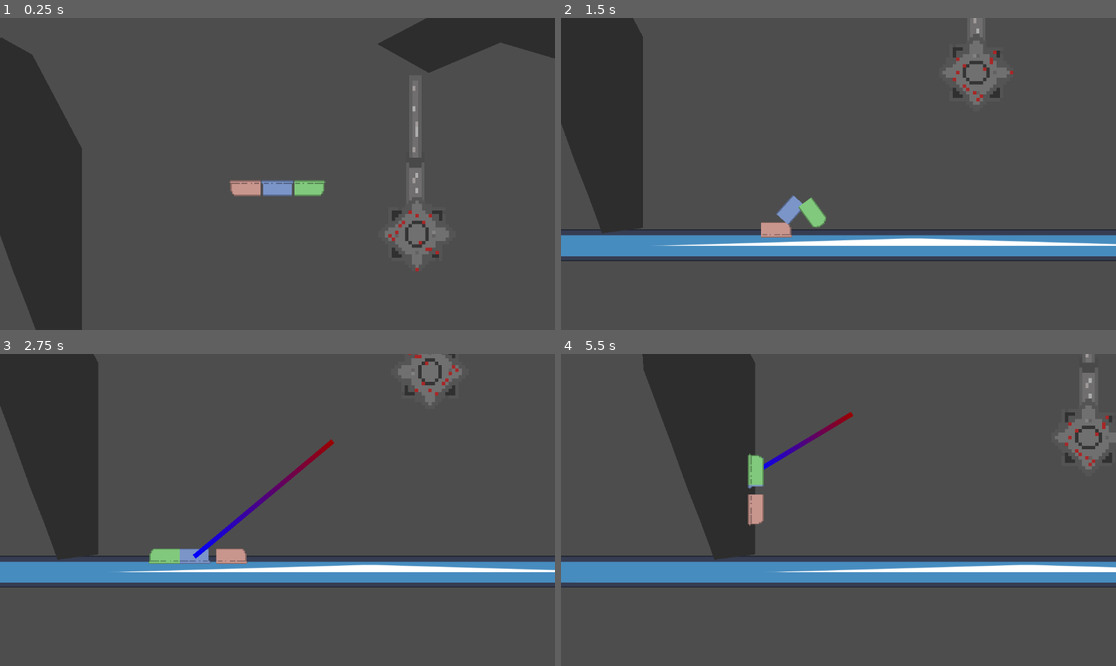
Above: before the commit, frames 1-4 (two rows, left to right).
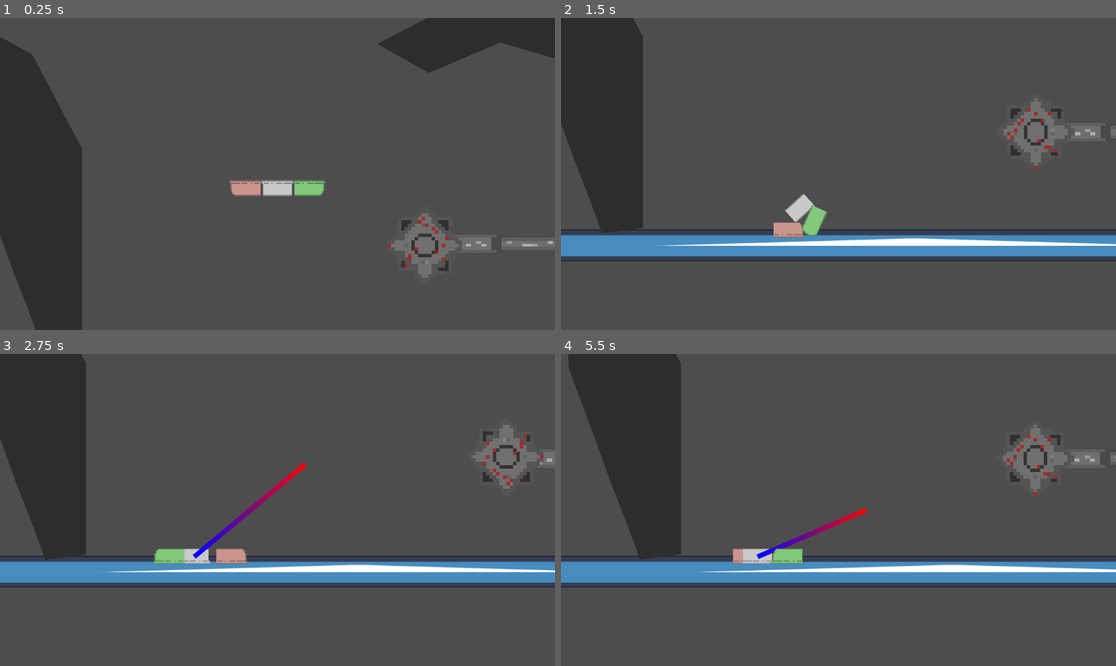
Above: after the commit, the same moments.

Repository: sudo-m3z1m/MarmaladeSurvivor
Game: Godot game, scene res://prefabs/test_scene.tscn
The game is run twice, just before and just after one commit, with the same random seed, the same clock (stepped at 60 frames per second) and the same inputs. The engine's default icon, where the game draws it, is replaced by a stand-in: a white triangle on a blue panel in a dark square. Sound files missing from this copy of the repository are replaced by a short silence.
Inputs (mouse positions are in pixels of both pictures, inside the frame that each line leads up to):
- Up to frame 1 (0.25 s): no input
- Up to frame 2 (1.5 s): move the mouse to (960, 158) at 0.52 s; press the mouse at (960, 158) at 0.53 s; hold D (Right) 0.53-1.28 s; move the mouse to (727, 189) at 1.27 s; release the mouse at (727, 189) at 1.28 s; hold A (Left) from 1.28 s (still down); click (727, 189) at 1.35 s
- Up to frame 3 (2.75 s): move the mouse to (333, 441) at 2.02 s; release A (Left) at 2.03 s; press the mouse at (333, 441) at 2.03 s; hold D (Right) from 2.03 s (still down)
- Up to frame 4 (5.5 s): move the mouse to (810, 572) at 2.77 s; release the mouse at (810, 572) at 2.78 s; click (810, 572) at 2.85 s; move the mouse to (1005, 556) at 3.52 s; release D (Right) at 3.53 s; press the mouse at (1005, 556) at 3.53 s; hold A (Left) from 3.53 s (still down); move the mouse to (672, 463) at 4.27 s; release the mouse at (672, 463) at 4.28 s; click (672, 463) at 4.35 s; move the mouse to (866, 510) at 5.02 s; press the mouse at (866, 510) at 5.03 s

The runs differ from the first frame. In frame 1, 2.3% of the frame differs, in the area x 46-100%, y 20-84%; in frame 2, 3.5%; in frame 3, 5.7%; in frame 4, 20%, in the area x 1-100%, y 0-70%.

Commit message:
Added main menu. Added item. I forgot to make Item class and need to draw some particles. Need to make meat boy - particles

Diff:
--- /dev/null
+++ b/prefabs/hud/main_menu.gd
@@ -0,0 +1,15 @@
+extends Control
+
+@export var start_scene_packed: PackedScene
+
+@onready var settings_panel: Panel = $SettingsPanel
+
+func settings_button_pressed() -> void:
+	var tween: Tween = create_tween()
+	var delta_panel: float = -600
+	if settings_panel.global_position.x <= 652:
+		delta_panel = 600
+	tween.tween_property(settings_panel, "global_position:x", settings_panel.global_position.x + delta_panel, 0.1)
+
+func start_button_pressed() -> void:
+	get_tree().change_scene_to_packed(start_scene_packed)
--- /dev/null
+++ b/prefabs/hud/main_menu.tscn
@@ -0,0 +1,204 @@
+[gd_scene load_steps=5 format=3 uid="uid://c2b6ja5k1r102"]
+
+[ext_resource type="Script" path="res://prefabs/hud/main_menu.gd" id="1_lpvec"]
+[ext_resource type="PackedScene" uid="uid://b2xhvekqypdnn" path="res://prefabs/test_scene.tscn" id="2_c7ir5"]
+
+[sub_resource type="StyleBoxFlat" id="StyleBoxFlat_hw1uo"]
+bg_color = Color(0.223529, 0.223529, 0.223529, 1)
+corner_radius_top_left = 15
+corner_radius_top_right = 15
+corner_radius_bottom_right = 15
+corner_radius_bottom_left = 15
+shadow_size = 7
+
+[sub_resource type="StyleBoxFlat" id="StyleBoxFlat_rqgba"]
+content_margin_left = 15.0
+
+[node name="MainMenu" type="Control"]
+layout_mode = 3
+anchors_preset = 15
+anchor_right = 1.0
+anchor_bottom = 1.0
+grow_horizontal = 2
+grow_vertical = 2
+script = ExtResource("1_lpvec")
+start_scene_packed = ExtResource("2_c7ir5")
+
+[node name="MarginContainer" type="MarginContainer" parent="."]
+layout_mode = 1
+anchors_preset = 15
+anchor_right = 1.0
+anchor_bottom = 1.0
+grow_horizontal = 2
+grow_vertical = 2
+theme_override_constants/margin_left = 15
+theme_override_constants/margin_top = 10
+theme_override_constants/margin_right = 15
+theme_override_constants/margin_bottom = 15
+
+[node name="MenuPanel" type="Panel" parent="MarginContainer"]
+custom_minimum_size = Vector2(300, 300)
+layout_mode = 2
+size_flags_horizontal = 0
+size_flags_vertical = 8
+theme_override_styles/panel = SubResource("StyleBoxFlat_hw1uo")
+
+[node name="MarginContainer" type="MarginContainer" parent="MarginContainer/MenuPanel"]
+layout_mode = 1
+anchors_preset = 15
+anchor_right = 1.0
+anchor_bottom = 1.0
+grow_horizontal = 2
+grow_vertical = 2
+theme_override_constants/margin_left = 15
+theme_override_constants/margin_top = 15
+theme_override_constants/margin_right = 15
+theme_override_constants/margin_bottom = 40
+
+[node name="Label" type="Label" parent="MarginContainer/MenuPanel/MarginContainer"]
+layout_mode = 2
+size_flags_horizontal = 4
+size_flags_vertical = 0
+text = "Main Menu"
+
+[node name="VBoxContainer" type="VBoxContainer" parent="MarginContainer/MenuPanel/MarginContainer"]
+layout_mode = 2
+size_flags_horizontal = 4
+size_flags_vertical = 8
+theme_override_constants/separation = 25
+
+[node name="StartButton" type="Button" parent="MarginContainer/MenuPanel/MarginContainer/VBoxContainer"]
+custom_minimum_size = Vector2(100, 30)
+layout_mode = 2
+focus_mode = 0
+theme_override_styles/hover = SubResource("StyleBoxFlat_rqgba")
+text = "Start"
+flat = true
+
+[node name="SettingsButton" type="Button" parent="MarginContainer/MenuPanel/MarginContainer/VBoxContainer"]
+custom_minimum_size = Vector2(100, 30)
+layout_mode = 2
+focus_mode = 0
+theme_override_styles/hover = SubResource("StyleBoxFlat_rqgba")
+text = "Settings"
+flat = true
+
+[node name="ExitButton" type="Button" parent="MarginContainer/MenuPanel/MarginContainer/VBoxContainer"]
+custom_minimum_size = Vector2(100, 30)
+layout_mode = 2
+focus_mode = 0
+theme_override_styles/hover = SubResource("StyleBoxFlat_rqgba")
+text = "Exit"
+flat = true
+
+[node name="SettingsPanel" type="Panel" parent="."]
+custom_minimum_size = Vector2(500, 500)
+layout_mode = 1
+anchors_preset = 3
+anchor_left = 1.0
+anchor_top = 1.0
+anchor_right = 1.0
+anchor_bottom = 1.0
+offset_left = 85.0
+offset_top = -515.0
+offset_right = 585.0
+offset_bottom = -15.0
+grow_horizontal = 0
+grow_vertical = 0
+size_flags_horizontal = 8
+size_flags_vertical = 8
+theme_override_styles/panel = SubResource("StyleBoxFlat_hw1uo")
+
+[node name="MarginContainer" type="MarginContainer" parent="SettingsPanel"]
+layout_mode = 1
+anchors_preset = 15
+anchor_right = 1.0
+anchor_bottom = 1.0
+grow_horizontal = 2
+grow_vertical = 2
+theme_override_constants/margin_left = 50
+theme_override_constants/margin_top = 15
+theme_override_constants/margin_right = 50
+
+[node name="Label" type="Label" parent="SettingsPanel/MarginContainer"]
+layout_mode = 2
+size_flags_horizontal = 4
+size_flags_vertical = 0
+text = "Settings"
+
+[node name="VBoxContainer" type="VBoxContainer" parent="SettingsPanel/MarginContainer"]
+layout_mode = 2
+size_flags_horizontal = 0
+size_flags_vertical = 4
+theme_override_constants/separation = 40
+
+[node name="HBoxContainer" type="HBoxContainer" parent="SettingsPanel/MarginContainer/VBoxContainer"]
+layout_mode = 2
+theme_override_constants/separation = 120
+
+[node name="Music" type="Label" parent="SettingsPanel/MarginContainer/VBoxContainer/HBoxContainer"]
+layout_mode = 2
+text = "Music"
+
+[node name="MusicSlider" type="HSlider" parent="SettingsPanel/MarginContainer/VBoxContainer/HBoxContainer"]
+custom_minimum_size = Vector2(130, 0)
+layout_mode = 2
+size_flags_horizontal = 4
+size_flags_vertical = 4
+value = 100.0
+
+[node name="HBoxContainer2" type="HBoxContainer" parent="SettingsPanel/MarginContainer/VBoxContainer"]
+layout_mode = 2
+theme_override_constants/separation = 110
+
+[node name="Sounds" type="Label" parent="SettingsPanel/MarginContainer/VBoxContainer/HBoxContainer2"]
+layout_mode = 2
+text = "Sounds"
+
+[node name="SoundsSlider" type="HSlider" parent="SettingsPanel/MarginContainer/VBoxContainer/HBoxContainer2"]
+custom_minimum_size = Vector2(130, 0)
+layout_mode = 2
+size_flags_horizontal = 4
+size_flags_vertical = 4
+value = 100.0
+
+[node name="HBoxContainer3" type="HBoxContainer" parent="SettingsPanel/MarginContainer/VBoxContainer"]
+layout_mode = 2
+theme_override_constants/separation = 140
+
+[node name="Disable" type="Label" parent="SettingsPanel/MarginContainer/VBoxContainer/HBoxContainer3"]
+layout_mode = 2
+text = "Disable sound"
+
+[node name="SoundsCheckButton" type="CheckButton" parent="SettingsPanel/MarginContainer/VBoxContainer/HBoxContainer3"]
+layout_mode = 2
+size_flags_horizontal = 4
+size_flags_vertical = 4
+focus_mode = 0
+
+[node name="HBoxContainer4" type="HBoxContainer" parent="SettingsPanel/MarginContainer/VBoxContainer"]
+layout_mode = 2
+theme_override_constants/separation = 170
+
+[node name="Fullscreen" type="Label" parent="SettingsPanel/MarginContainer/VBoxContainer/HBoxContainer4"]
+layout_mode = 2
+text = "Fullscreen"
+
+[node name="ScreenCheckButton" type="CheckButton" parent="SettingsPanel/MarginContainer/VBoxContainer/HBoxContainer4"]
+layout_mode = 2
+size_flags_horizontal = 4
+size_flags_vertical = 4
+focus_mode = 0
+
+[node name="VideoStreamPlayer" type="VideoStreamPlayer" parent="."]
+layout_mode = 1
+anchors_preset = 15
+anchor_right = 1.0
+anchor_bottom = 1.0
+grow_horizontal = 2
+grow_vertical = 2
+mouse_filter = 2
+bus = &"Music"
+
+[connection signal="pressed" from="MarginContainer/MenuPanel/MarginContainer/VBoxContainer/StartButton" to="." method="start_button_pressed"]
+[connection signal="pressed" from="MarginContainer/MenuPanel/MarginContainer/VBoxContainer/SettingsButton" to="." method="settings_button_pressed"]
--- a/prefabs/marmelade_segment.gd
+++ b/prefabs/marmelade_segment.gd
@@ -10,7 +10,7 @@
 @onready var audio_player: AudioStreamPlayer = $AudioStreamPlayer
 
 func _ready() -> void:
-	modulate = marmelade_color
+	set_modulate(marmelade_color)
 
 func raycast_timer_timeout() -> void:
 	set_raycasts_enabled(true)
--- /dev/null
+++ b/prefabs/pickable_item.gd
@@ -0,0 +1,14 @@
+extends Node2D
+
+@onready var area: Area2D = $Area2D
+@onready var animation_player: AnimationPlayer = $AnimationPlayer
+
+func _ready() -> void:
+	area.body_entered.connect(player_entered)
+
+func player_entered(target: Node2D) -> void:
+	if target is Player:
+		activate(target)
+
+func activate(target: Player) -> void:
+	pass
--- /dev/null
+++ b/prefabs/pickable_item.tscn
@@ -0,0 +1,86 @@
+[gd_scene load_steps=7 format=3 uid="uid://cyrk2bf3yt4l2"]
+
+[ext_resource type="Script" path="res://prefabs/pickable_item.gd" id="1_o734p"]
+[ext_resource type="Texture2D" uid="uid://djajhv1xyo0ym" path="res://icon.svg" id="2_qjb2t"]
+
+[sub_resource type="RectangleShape2D" id="RectangleShape2D_6ht3e"]
+size = Vector2(130, 126)
+
+[sub_resource type="Animation" id="Animation_uqgi6"]
+length = 0.001
+tracks/0/type = "value"
+tracks/0/imported = false
+tracks/0/enabled = true
+tracks/0/path = NodePath("Sprite2D:position")
+tracks/0/interp = 1
+tracks/0/loop_wrap = true
+tracks/0/keys = {
+"times": PackedFloat32Array(0),
+"transitions": PackedFloat32Array(1),
+"update": 0,
+"values": [Vector2(0, 0)]
+}
+tracks/1/type = "value"
+tracks/1/imported = false
+tracks/1/enabled = true
+tracks/1/path = NodePath("Area2D:position")
+tracks/1/interp = 1
+tracks/1/loop_wrap = true
+tracks/1/keys = {
+"times": PackedFloat32Array(0),
+"transitions": PackedFloat32Array(1),
+"update": 0,
+"values": [Vector2(0, -50)]
+}
+
+[sub_resource type="Animation" id="Animation_y4047"]
+resource_name = "Steering"
+length = 3.0
+tracks/0/type = "value"
+tracks/0/imported = false
+tracks/0/enabled = true
+tracks/0/path = NodePath("Sprite2D:position")
+tracks/0/interp = 1
+tracks/0/loop_wrap = true
+tracks/0/keys = {
+"times": PackedFloat32Array(0, 1.5, 1.6, 1.7, 2.8, 2.9, 3),
+"transitions": PackedFloat32Array(1, 1, 1, 1, 1, 1, 1),
+"update": 0,
+"values": [Vector2(0, 0), Vector2(0, -50), Vector2(0, -55), Vector2(0, -50), Vector2(0, 0), Vector2(0, 5), Vector2(0, 0)]
+}
+tracks/1/type = "value"
+tracks/1/imported = false
+tracks/1/enabled = true
+tracks/1/path = NodePath("Area2D:position")
+tracks/1/interp = 1
+tracks/1/loop_wrap = true
+tracks/1/keys = {
+"times": PackedFloat32Array(0, 1.5, 1.6, 1.7, 2.8, 2.9, 3),
+"transitions": PackedFloat32Array(1, 1, 1, 1, 1, 1, 1),
+"update": 0,
+"values": [Vector2(0, 0), Vector2(0, -50), Vector2(0, -55), Vector2(0, -50), Vector2(0, 0), Vector2(0, 5), Vector2(0, 0)]
+}
+
+[sub_resource type="AnimationLibrary" id="AnimationLibrary_37gik"]
+_data = {
+"RESET": SubResource("Animation_uqgi6"),
+"Steering": SubResource("Animation_y4047")
+}
+
+[node name="PickableItem" type="Node2D"]
+script = ExtResource("1_o734p")
+
+[node name="Sprite2D" type="Sprite2D" parent="."]
+texture = ExtResource("2_qjb2t")
+
+[node name="Area2D" type="Area2D" parent="."]
+position = Vector2(0, -50)
+
+[node name="CollisionShape2D" type="CollisionShape2D" parent="Area2D"]
+shape = SubResource("RectangleShape2D_6ht3e")
+
+[node name="AnimationPlayer" type="AnimationPlayer" parent="."]
+libraries = {
+"": SubResource("AnimationLibrary_37gik")
+}
+autoplay = "Steering"
--- a/prefabs/playable_segment.tscn
+++ b/prefabs/playable_segment.tscn
@@ -28,12 +28,11 @@
 offsets = PackedFloat32Array(0, 0.513333, 1)
 colors = PackedColorArray(0, 0, 1, 1, 0, 1, 0, 1, 1, 0, 0, 1)
 
-[node name="PlayableSegment" node_paths=PackedStringArray("joint_segments") instance=ExtResource("1_1khgk")]
+[node name="PlayableSegment" instance=ExtResource("1_1khgk")]
 script = ExtResource("2_q53dr")
-max_point_range = Vector2(300, 300)
+max_point_range = 300.0
 default_force = 350.0
 rotate_force = 100000.0
-joint_segments = []
 
 [node name="Sprite2D" parent="." index="0"]
 scale = Vector2(2.5, 2.5)
--- a/prefabs/player.gd
+++ b/prefabs/player.gd
@@ -2,13 +2,17 @@
 
 class_name Player
 
-@export var max_point_range: Vector2
+@export var max_point_range: float
 @export var default_force: float
 @export var rotate_force: float
-@export var joint_segments: Array[MarmeladeSegment]
 
 @onready var line: Line2D = $Line
 @onready var raycast_array: Array[RayCast2D] = [$RayCast, $RayCast2]
+
+var joint_segments: Array[MarmeladeSegment]
+
+func _ready() -> void:
+	get_segments()
 
 func _physics_process(delta) -> void:
 	if Input.is_action_pressed("ApplyForce") and is_segments_idle():
@@ -36,11 +40,17 @@
 	var throw_vector: Vector2
 
 	throw_vector = get_global_mouse_position() - global_position
-	throw_vector.limit_length(max_point_range.x)
+	throw_vector.limit_length(max_point_range)
 	apply_central_force(throw_vector * default_force)
+
+func get_segments() -> void:
+	for segment in get_parent().get_children():
+		if !(segment is MarmeladeSegment):
+			continue
+		joint_segments.append(segment)
 
 func draw_target_line() -> void:
 	var last_point_pos: Vector2 = get_local_mouse_position()
 
-	last_point_pos = last_point_pos.clamp(-max_point_range, max_point_range)
+	last_point_pos = last_point_pos.limit_length(max_point_range)
 	line.points[1] = lerp(line.points[1], last_point_pos, 0.5)
--- a/prefabs/player.tscn
+++ b/prefabs/player.tscn
@@ -59,10 +59,10 @@
 node_a = NodePath("../../PlayebleSegment")
 node_b = NodePath("..")
 
-[node name="PlayebleSegment" parent="." node_paths=PackedStringArray("joint_segments") instance=ExtResource("2_ijetc")]
+[node name="PlayebleSegment" parent="." instance=ExtResource("2_ijetc")]
 max_contacts_reported = 0
 contact_monitor = false
-joint_segments = [NodePath("../MarmeladeSegment2"), NodePath("."), NodePath("../MarmeladeSegment")]
+default_force = 250.0
 marmelade_color = Color(0.611765, 0.741176, 1, 1)
 
 [node name="PinJoint2D2" parent="PlayebleSegment" index="2"]
--- a/prefabs/saw.tscn
+++ b/prefabs/saw.tscn
@@ -158,4 +158,7 @@
 max_distance = 400.0
 bus = &"SFX"
 
+[node name="CPUParticles2D" type="CPUParticles2D" parent="."]
+emitting = false
+
 [connection signal="finished" from="AudioStreamPlayer" to="." method="_on_audio_stream_player_2d_finished"]
--- a/prefabs/test_scene.tscn
+++ b/prefabs/test_scene.tscn
@@ -49,3 +49,4 @@
 
 [node name="Saw" parent="." instance=ExtResource("3_qvomg")]
 position = Vector2(286, 145)
+rotation = 1.5708
